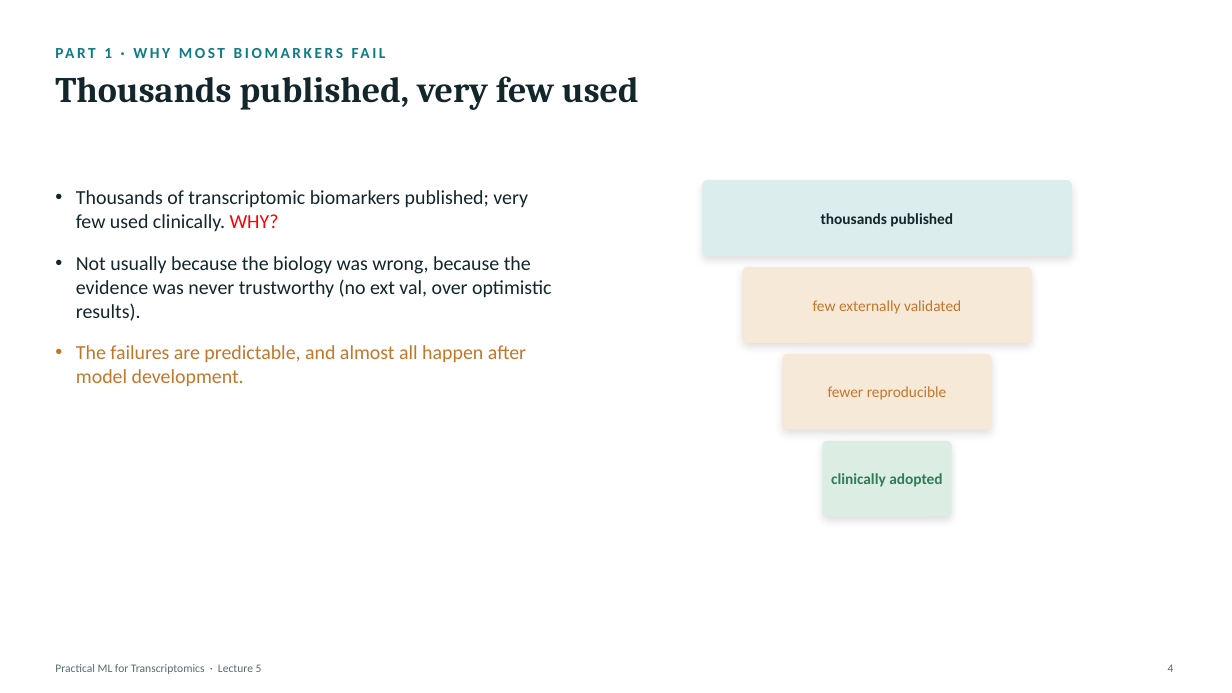
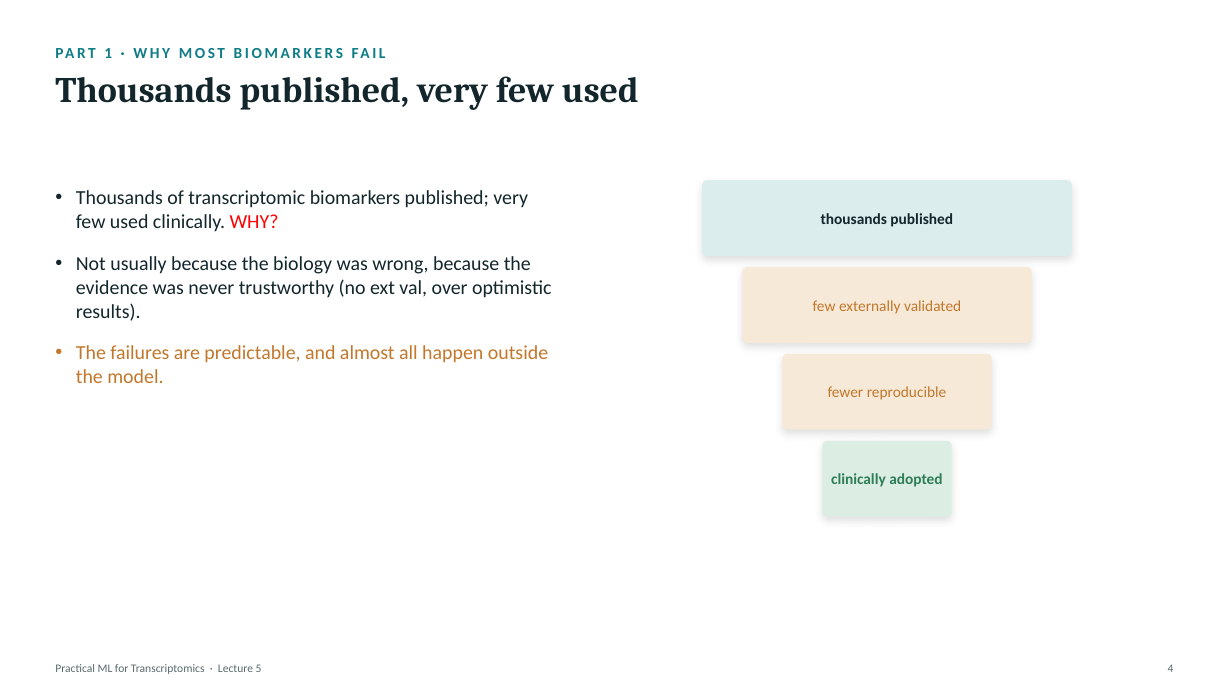
Before and after one commit to zhanyinx/ml26, a slide deck: slide 4 of lessons/lesson05_research_grade_ml/theory/slides/Lecture5 - Research-Grade Machine Learning.pptx. Drawn at 1232x693 pixels with LibreOffice and Linux fonts; fonts in the diff are those of the drawing. Boxes give left, top, right and bottom in pixels: in the first picture for what was removed or moved away, otherwise in the second. Text is boxed around its words. In the diff, an @@ line names an element or a change of style, - is before the commit and + after.

Commit message:
:pencil: Small fix lecture 5

```diff
--- a/lessons/lesson05_research_grade_ml/theory/slides/Lecture5 - Research-Grade Machine Learning.pptx
+++ b/lessons/lesson05_research_grade_ml/theory/slides/Lecture5 - Research-Grade Machine Learning.pptx
@@ text at box(76, 345, 548, 383): text changed @@
-• The failures are predictable, and almost all happen after model development.
+• The failures are predictable, and almost all happen outside the model.
```
